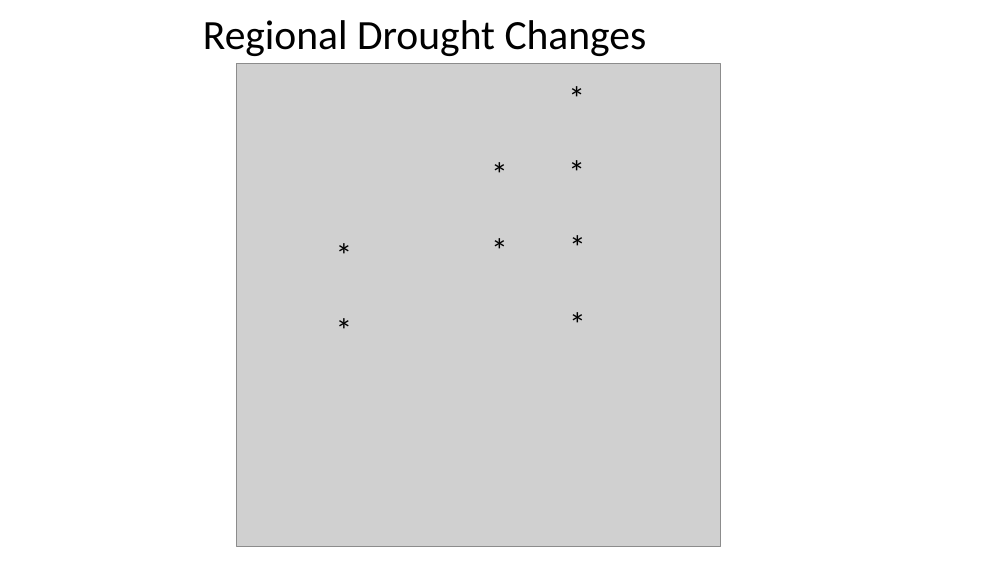
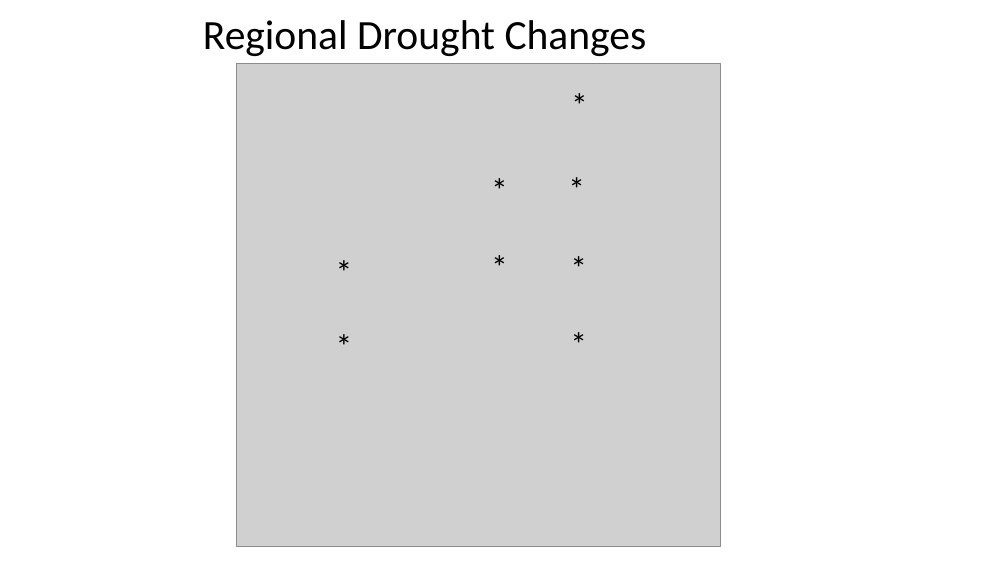
Before and after one commit to arthurbarros-CDFW/DroughtZoopPaper, a slide deck: slide 2 of PaperOutline_v1_3.pptx. Drawn at 1008x567 pixels with LibreOffice and Linux fonts; fonts in the diff are those of the drawing; grey boxes stand for pictures. Boxes give left, top, right and bottom in pixels: in the first picture for what was removed or moved away, otherwise in the second. Text is boxed around its words. In the diff, an @@ line names an element or a change of style, - is before the commit and + after.

```diff
--- a/PaperOutline_v1_3.pptx
+++ b/PaperOutline_v1_3.pptx
@@ text "*": place and size @@
-text "*" at [561,73,594,121]
+text "*" at [563,81,596,129]
@@ 5 texts: place and size @@
-5 texts at [328,147,594,354]
+5 texts at [328,164,594,370]
@@ text "*": place and size @@
-text "*" at [562,222,594,271]
+text "*" at [563,243,595,291]
@@ text "*": place and size @@
-text "*" at [562,299,594,347]
+text "*" at [563,320,595,368]
```
Also in this commit, not shown: 1 other slide changed, 3 slides added, 1 slide removed, 37 other files.
